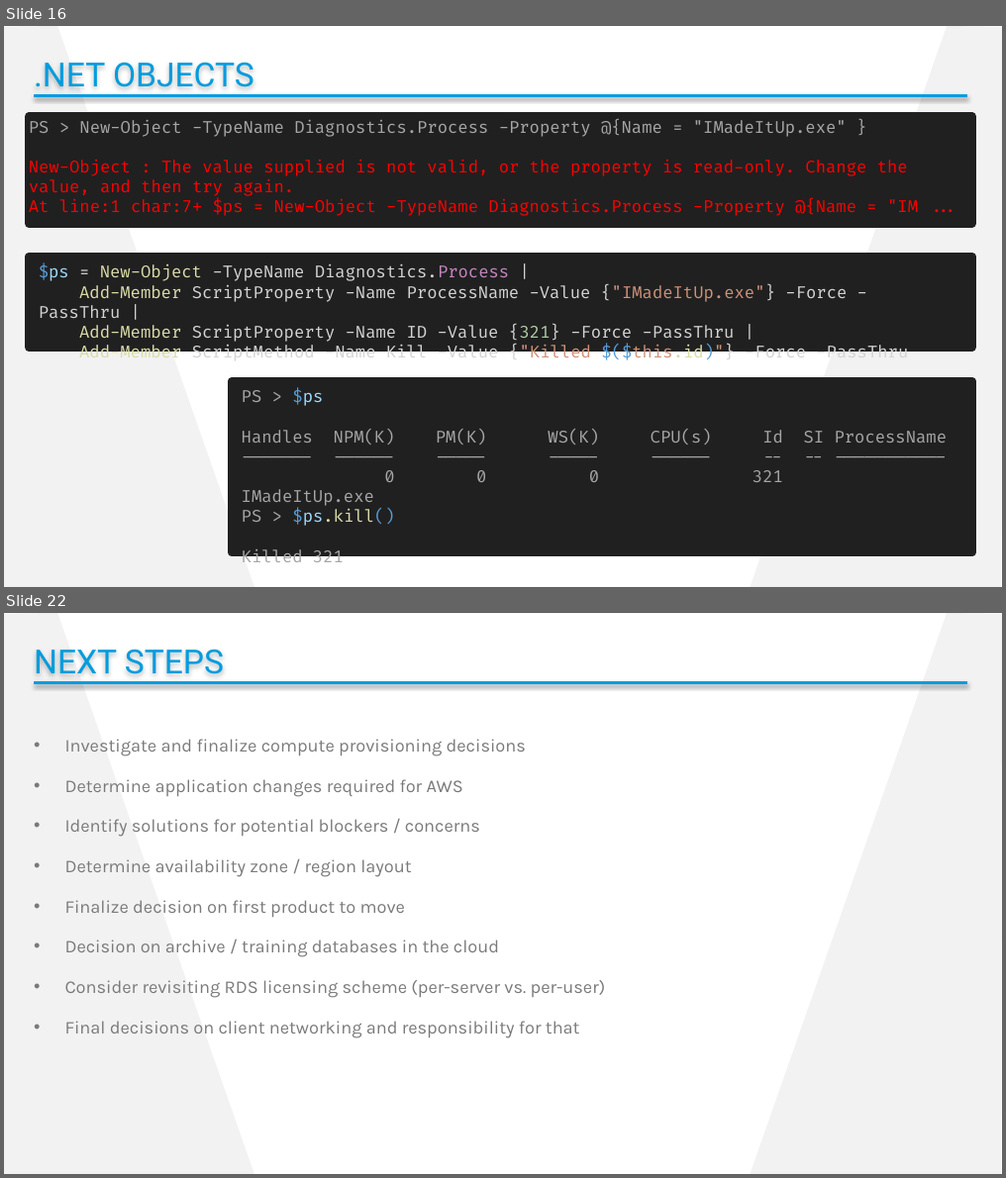
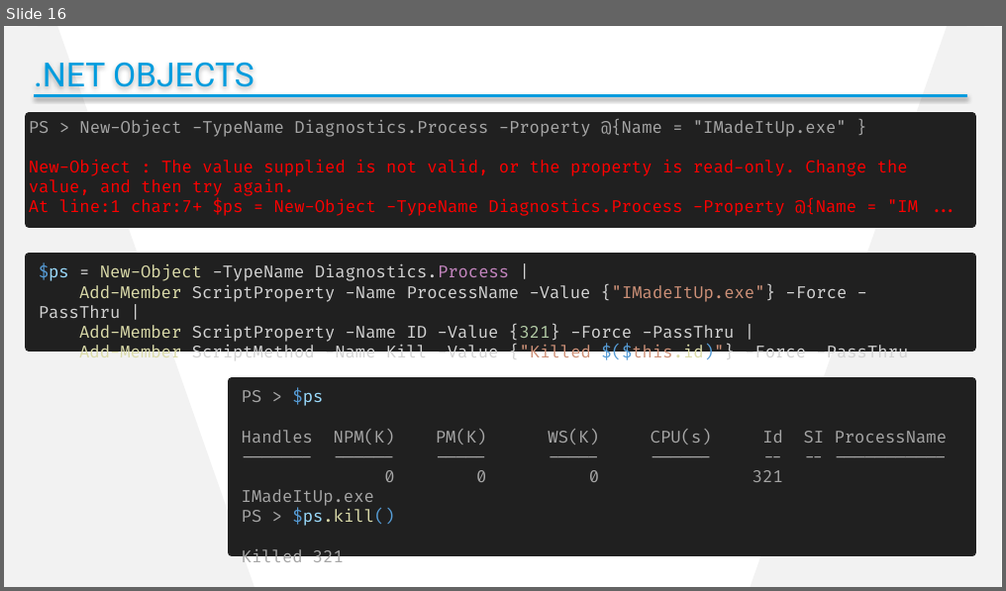
Before and after one commit to cdhunt/pssummit2017-mocking, a slide deck: Summit2017_Mocking.pptx. Shown one above the other, each under a label of ours: slides 16 and 22 before the commit, slide 16 after it; the slides between them are not shown. The pictures are 1006x1178 and 1006x591 pixels, drawn with LibreOffice and Linux fonts; fonts in the diff are those of the drawing; background and template pictures are left out. Boxes give left, top, right and bottom in pixels: in the first picture for what was removed or moved away, otherwise in the second. Text is boxed around its words. In the diff, an @@ line names an element or a change of style, - is before the commit and + after.

```diff
--- a/Summit2017_Mocking.pptx
+++ b/Summit2017_Mocking.pptx
@@ slide 22 removed at [4, 613, 1002, 1174], background #FFFFFF; not listed: 2 template elements that a slide beside it also shows @@
@@ text removed at [34, 650, 224, 674] @@
-NEXT STEPS
@@ line removed from (34, 683) to (967, 683) @@
@@ text removed at [65, 739, 606, 1039] @@
-• Investigate and finalize compute provisioning decisions
-• Determine application changes required for AWS
-• Identify solutions for potential blockers / concerns
-• Determine availability zone / region layout
-• Finalize decision on first product to move
-• Decision on archive / training databases in the cloud
-• Consider revisiting RDS licensing scheme (per-server vs. per-user)
-• Final decisions on client networking and responsibility for that
```
Also in this commit, not shown: 7 slides changed, 3 other slides removed.
